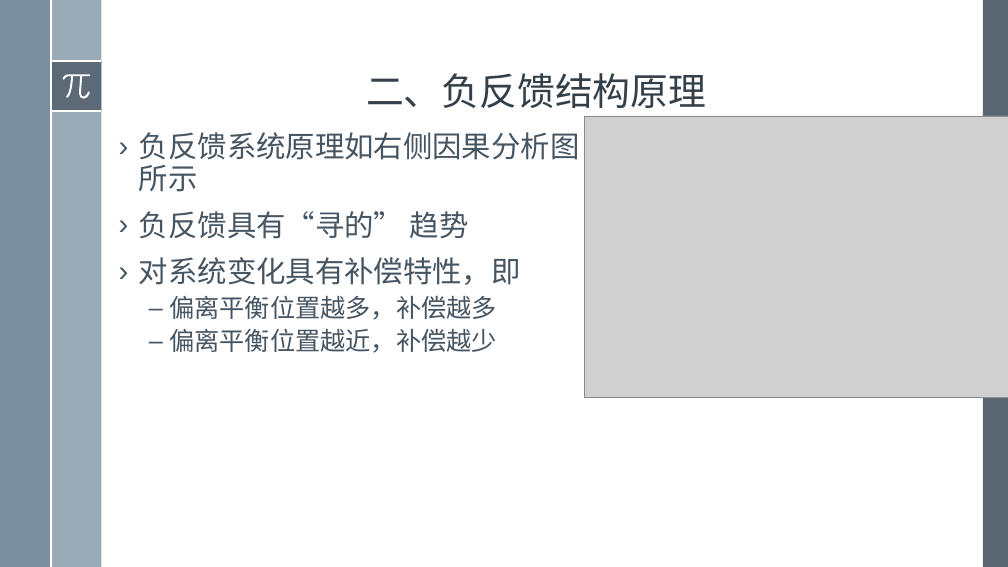
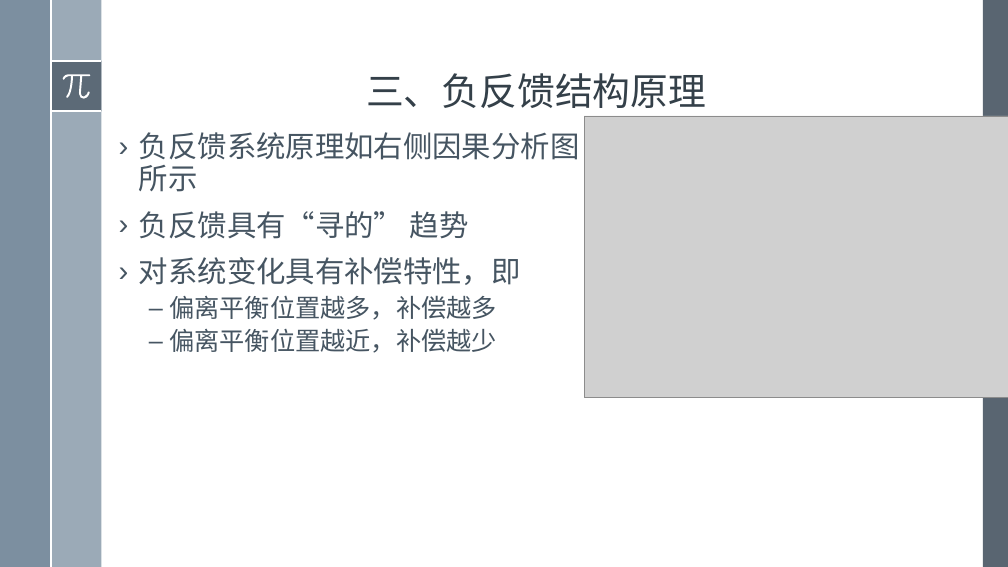
Before and after one commit to exoplanetX/SystemDynamics, a slide deck: slide 13 of 2019系统仿真-8-一阶系统原理+.pptx. Drawn at 1008x567 pixels with LibreOffice and Linux fonts; fonts in the diff are those of the drawing; grey boxes stand for pictures. Boxes give left, top, right and bottom in pixels: in the first picture for what was removed or moved away, otherwise in the second. Text is boxed around its words. In the diff, an @@ line names an element or a change of style, - is before the commit and + after.

```diff
--- a/2019系统仿真-8-一阶系统原理+.pptx
+++ b/2019系统仿真-8-一阶系统原理+.pptx
@@ title at (x1=366, y1=73, x2=706, y2=108): text changed @@
-二、负反馈结构原理
+三、负反馈结构原理
```
Also in this commit, not shown: 1 other slide changed.
